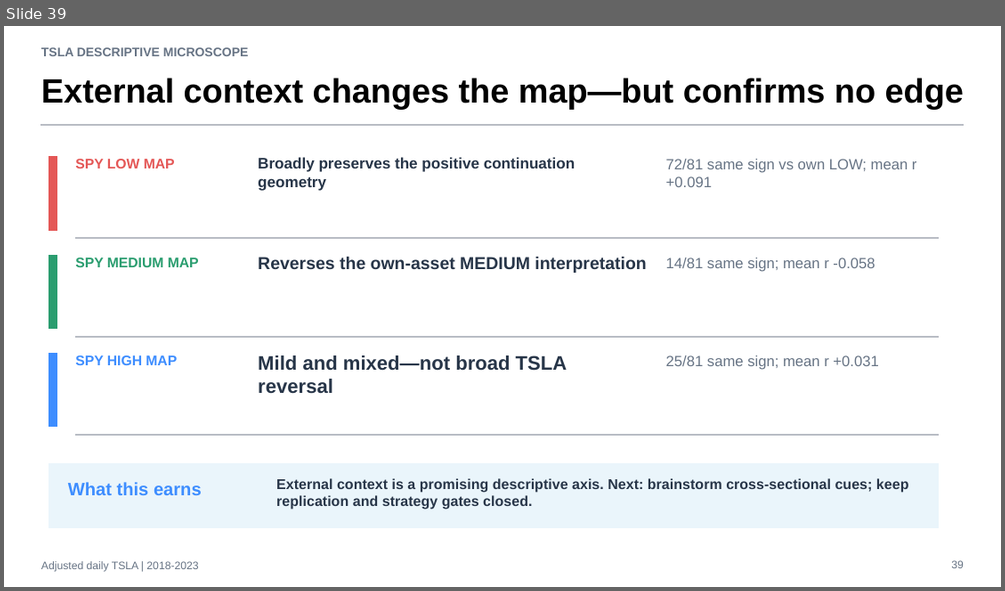
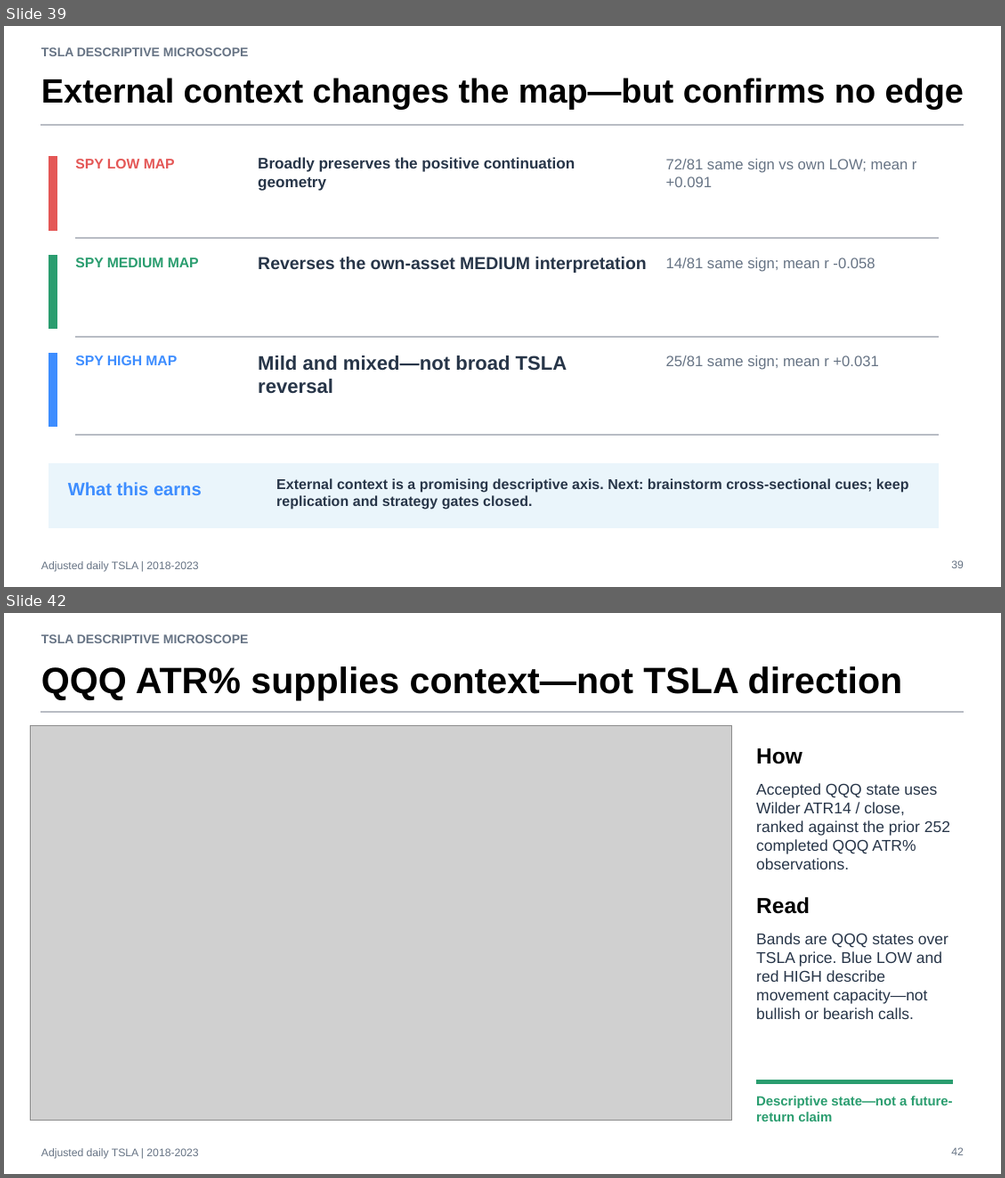
Before and after one commit to Francisc0Franc0/Time-Series-Modeling-Gen5, a slide deck: operator_hypothesis_lab/presentations/tsla_descriptive_microscope_evidence.pptx. Shown one above the other, each under a label of ours: slide 39 before the commit, slides 39 and 42 after it; the slides between them are not shown. The pictures are 1005x591 and 1005x1178 pixels, drawn with LibreOffice and Linux fonts; fonts in the diff are those of the drawing; grey boxes stand for pictures. Boxes give left, top, right and bottom in pixels: in the first picture for what was removed or moved away, otherwise in the second. Text is boxed around its words. In the diff, an @@ line names an element or a change of style, - is before the commit and + after.

Commit message:
Add QQQ ATR percent context slice

```diff
--- a/operator_hypothesis_lab/presentations/tsla_descriptive_microscope_evidence.pptx
+++ b/operator_hypothesis_lab/presentations/tsla_descriptive_microscope_evidence.pptx
@@ slide 42 added at bbox=[4, 613, 1001, 1174], background #FFFFFF @@
@@ text added at bbox=[41, 634, 249, 643], 12 pt, text #667384, bold @@
+TSLA DESCRIPTIVE MICROSCOPE
@@ text added at bbox=[41, 666, 903, 700], 35.2 pt, text #000000, bold @@
+QQQ ATR% supplies context—not TSLA direction
@@ rectangle added at bbox=[41, 711, 963, 713], fill #B8BCC4, outline #B8BCC4 0 pt @@
@@ rectangle added at bbox=[30, 726, 732, 1120], fill #FFFFFF, outline #B8BCC4 0.75 pt @@
@@ picture added at bbox=[31, 726, 732, 1120] @@
@@ text added at bbox=[756, 748, 802, 764], 21 pt, text #000000, bold @@
+How
@@ text added at bbox=[756, 783, 950, 869], 15 pt, text #273548 @@
+Accepted QQQ state uses Wilder ATR14 / close, ranked against the prior 252 completed QQQ ATR% observations.
@@ text added at bbox=[756, 897, 809, 914], 21 pt, text #000000, bold @@
+Read
@@ text added at bbox=[756, 933, 948, 1019], 15 pt, text #273548 @@
+Bands are QQQ states over TSLA price. Blue LOW and red HIGH describe movement capacity—not bullish or bearish calls.
@@ rectangle added at bbox=[756, 1080, 952, 1083], fill #2A9D6F, outline #2A9D6F 0 pt @@
@@ text added at bbox=[756, 1095, 953, 1121], 12.8 pt, text #2A9D6F, bold @@
+Descriptive state—not a future-return claim
@@ text added at bbox=[41, 1148, 198, 1159], 10.5 pt, text #667384 @@
+Adjusted daily TSLA | 2018-2023
@@ text added at bbox=[951, 1147, 963, 1155], 10.5 pt, text #667384 @@
+42
```
Also in this commit, not shown: 7 other slides added, 5 other files.
